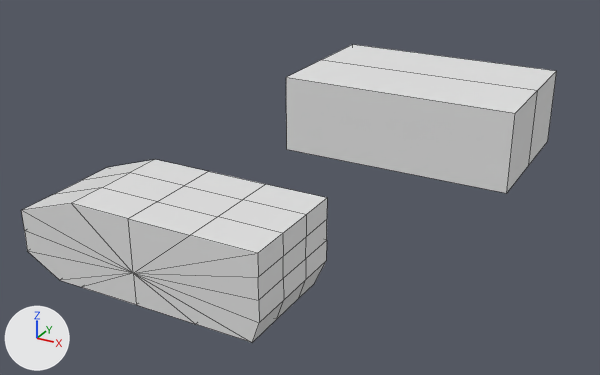
One commit to the Blender file Resources/Blender/tank.blend: the scene before it, then after it.
The view is the same before and after, from a 50 mm lens placed at (14.8, -40.4, 14.1), pointed at (-1.9, -10.0, -1.1). The lights are fixed; the arrows at lower left show +X, +Y and +Z. Mesh edges are drawn as thin lines.

Script lines for the objects in view, before the commit:
```python
me_cube = bpy.data.meshes.new('Cube')
me_cube.from_pydata(...)  # 74 vertices, 80 faces; spans x -1.0..1.0, y -0.5..1.0, z -1.0..1.0
me_cube.materials.append(mat_material)  # white #e7e7e7
me_cube_005 = bpy.data.meshes.new('Cube.005')
me_cube_005.from_pydata(...)  # a box spanning x -1.0..1.0, y 0.0..2.0, z -1.0..1.0
ob_cube = bpy.data.objects.new('Cube', me_cube)
ob_cube.location = (-0.51, -21.74, 1.75)
ob_cube.scale = (4.53, 2.81, 1.5)
ob_cube_001 = bpy.data.objects.new('Cube.001', me_cube_005)
ob_cube_001.location = (0.0, 0.0, 0.0)
ob_cube_001.scale = (6.0, 2.0, 2.0)
_m = ob_cube_001.modifiers.new('Mirror', 'MIRROR')
_m.use_axis = (False, True, False)
```
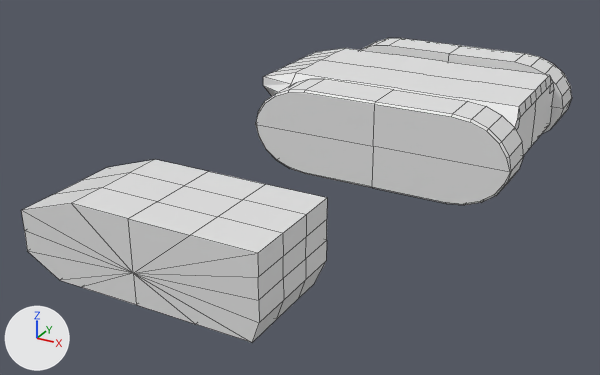
Commit message: body_mk2 and tires_mk1

Changed parts and their boxes (x1, y1, x2, y2) in the pictures (600 x 375 px):
'Cube.001', reshaped
    before: (286, 45, 556, 193)
    after: (263, 48, 554, 155)
'tires_mk1', added
    after: (255, 38, 572, 205)

What changed in the scene script:
```text
Change me_cube_005:
    used by ob_cube_001; location = (0.0, 0.0, 0.0); scale = (6.0, 2.0, 2.0)
    remove me_cube_005.from_pydata(...)  # 8 vertices, 6 faces; spans x -1.0..1.0, y 0.0..2.0, z -1.0..1.0
    add me_cube_005.from_pydata(...)  # 92 vertices, 61 faces; spans x -1.33..1.0, y 0.0..2.0, z -0.94..1.0
    me_cube_005 part 1
    7 vertices are removed from x -1.0..1.0, y 0.0..2.0, z -1.0..1.0
    6 faces are deleted
    49 vertices are added at x -1.33..1.0, y 0.0..2.0, z -0.94..1.0
    11 new vertices lie (0.0, 0.5, 0.0) away from vertices in x -1.33..1.0, y 0.0..1.5, z -0.94..1.0
    10 new vertices lie (0.0, 0.5, 0.0) away from vertices in x -1.33..1.0, y 0.5..1.0, z -0.94..1.0
    9 new vertices lie (0.0, 0.5, 0.0) away from vertices in x -1.33..1.0, y 1.0, z -0.94..1.0
    6 new vertices lie (0.5, 0.0, 0.0) away from vertices in x -1.0..-0.5, y 1.5..2.0, z -0.94..0.5
    6 new vertices lie (0.5, 0.0, 0.0) away from vertices in x -0.5..0.0, y 1.5..2.0, z -0.94..0.5
    61 new faces join them
Add me_cube_007:
    me_cube_007.from_pydata(...)  # 25 vertices, 17 faces; spans x -6.0..0.0, y 3.62..5.62, z 0.0..2.0
Add ob_tires_mk1:
    ob_tires_mk1 = bpy.data.objects.new('tires_mk1', me_cube_007)
    ob_tires_mk1.location = (0.0, 0.0, 0.0)
    ob_tires_mk1.scale = (1.1, 1.1, 1.1)
    _m = ob_tires_mk1.modifiers.new('Mirror', 'MIRROR')
    _m.use_axis = (True, True, True)
```
